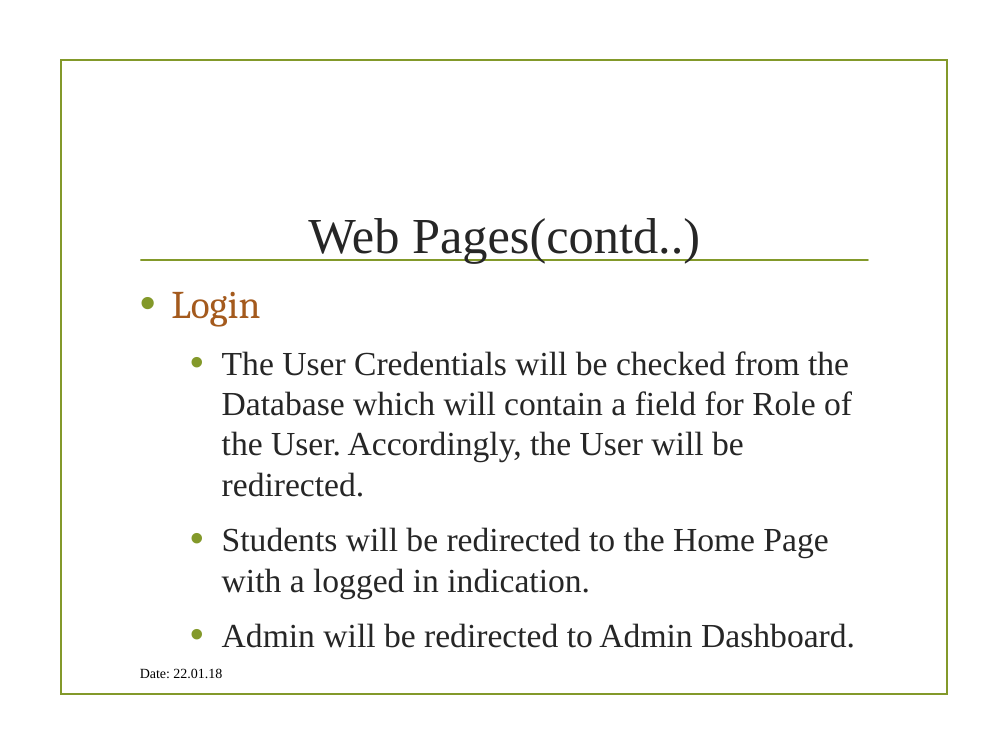
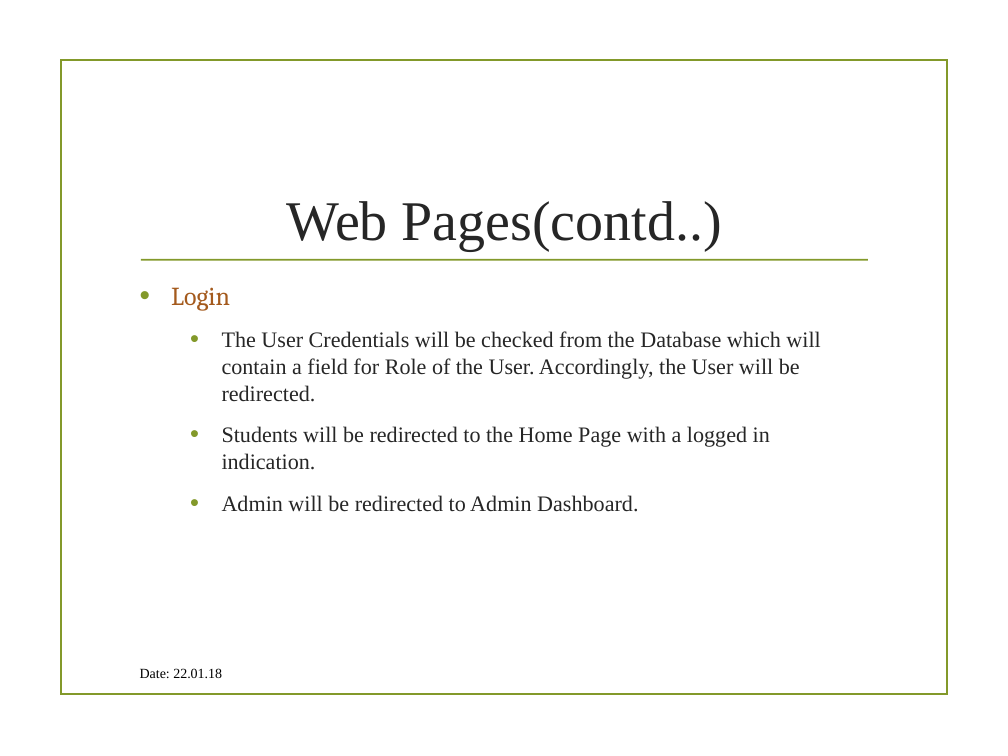
Before and after one commit to MehrotraSoham/Student-Information-System, a slide deck: slide 6 of Internet And Web Technology Lab IT-652.pptx. Drawn at 1008x756 pixels with LibreOffice and Linux fonts; fonts in the diff are those of the drawing; background and template pictures are left out. Boxes give left, top, right and bottom in pixels: in the first picture for what was removed or moved away, otherwise in the second. Text is boxed around its words. In the diff, an @@ line names an element or a change of style, - is before the commit and + after.

```diff
--- a/Internet And Web Technology Lab IT-652.pptx
+++ b/Internet And Web Technology Lab IT-652.pptx
@@ text "Web Pages(contd..)" at (287, 201, 722, 250): size 36 to 40 pt @@
@@ text "Login" at (171, 287, 820, 512): size 28 to 18.5 pt in "Login"; size 24 to 15.8 pt @@
```
Also in this commit, not shown: 10 other slides changed, 12 slides added, 2 other files.
